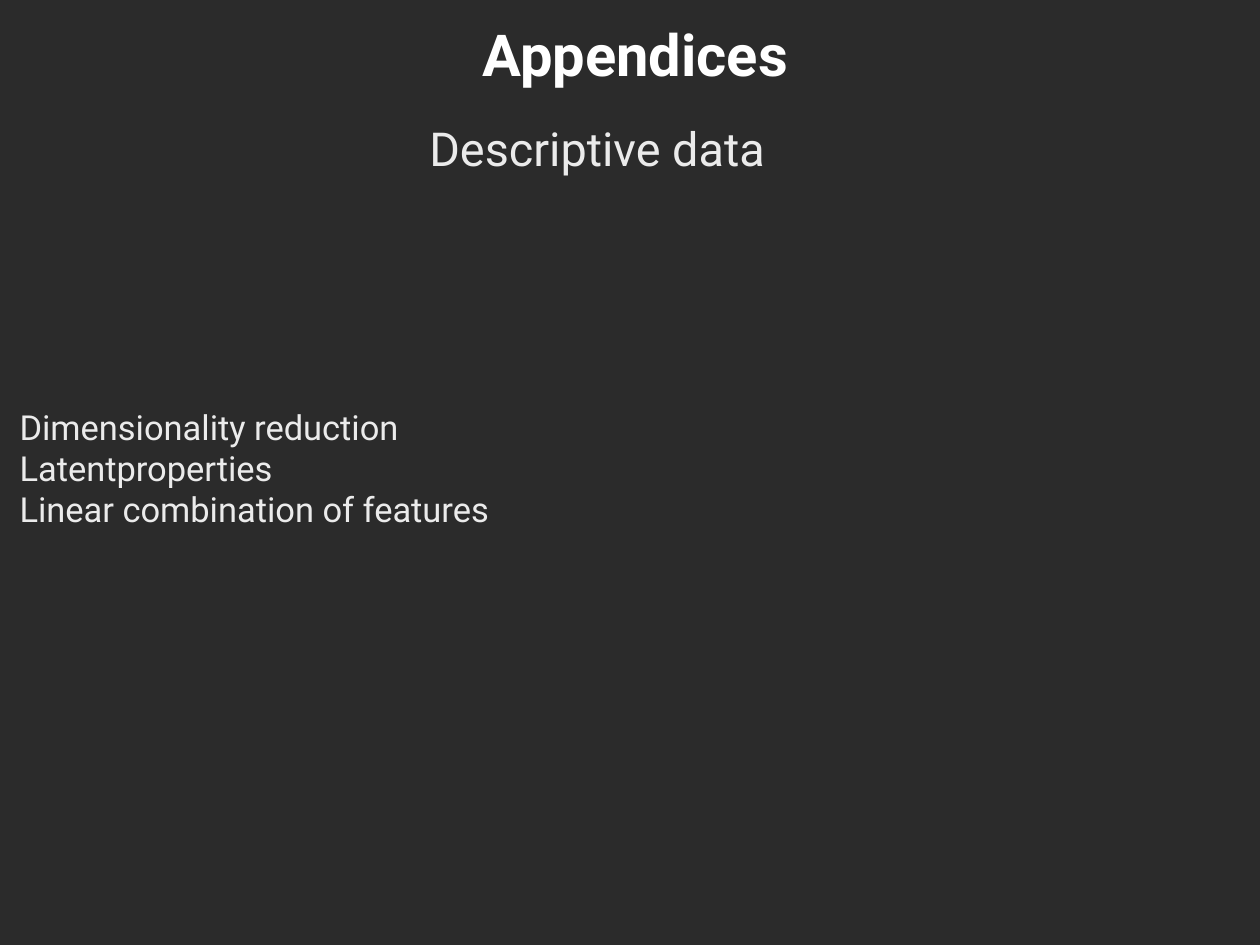
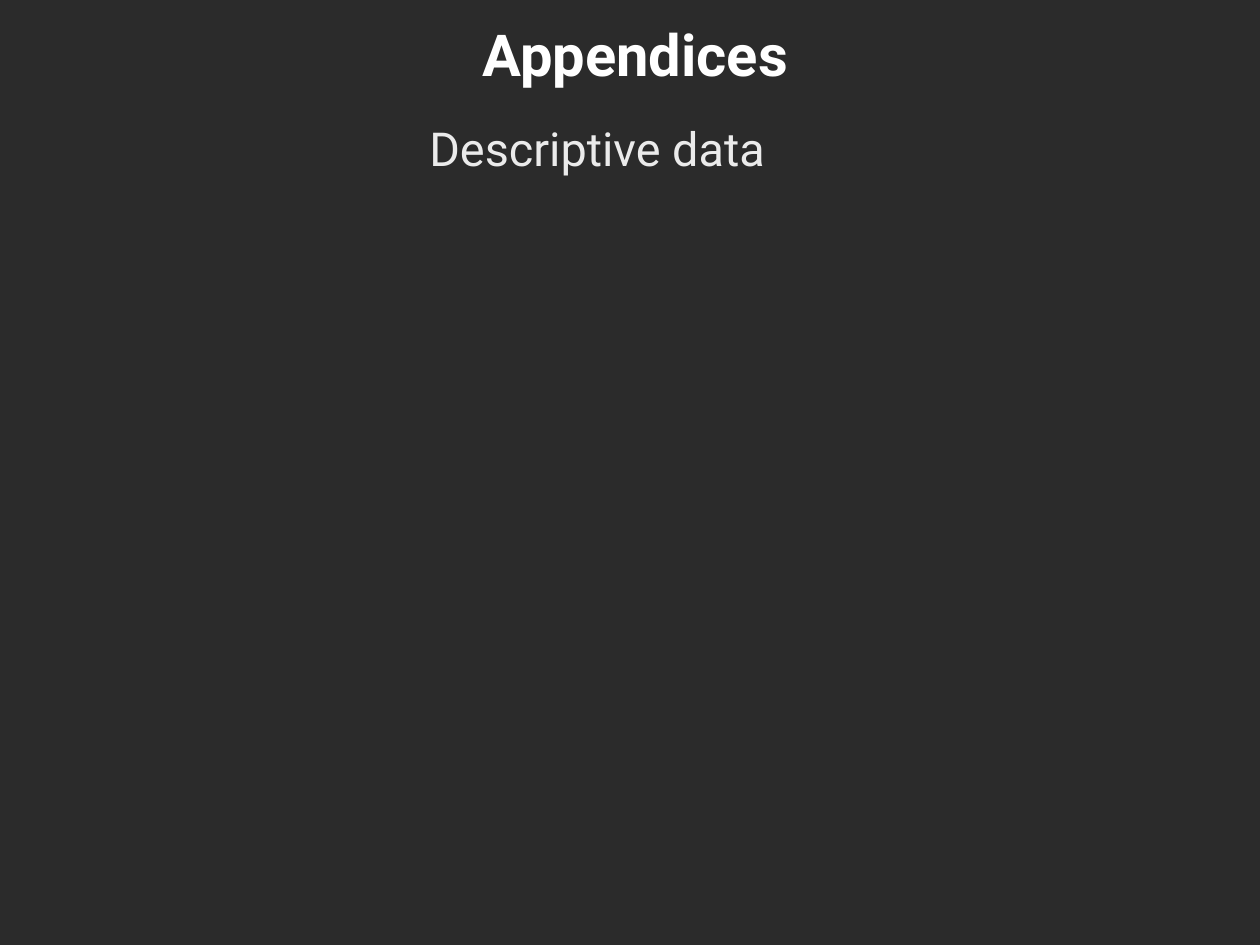
Before and after one commit to PeggyFan/Project, a slide deck: slide 15 of nyt_summarizer_10_11.pptx. Drawn at 1260x945 pixels with LibreOffice and Linux fonts; fonts in the diff are those of the drawing; background and template pictures are left out; a plain dark background stands for a picture behind light text. Boxes give left, top, right and bottom in pixels: in the first picture for what was removed or moved away, otherwise in the second. Text is boxed around its words. In the diff, an @@ line names an element or a change of style, - is before the commit and + after.

```diff
--- a/nyt_summarizer_10_11.pptx
+++ b/nyt_summarizer_10_11.pptx
@@ text removed at bbox=[20, 414, 489, 523] @@
-Dimensionality reduction
-Latentproperties
-Linear combination of features
```
Also in this commit, not shown: 2 other files.
